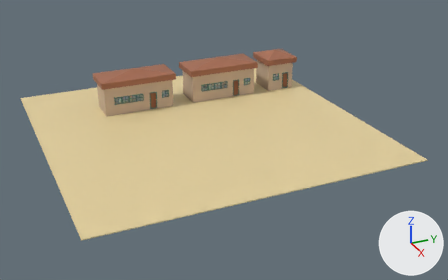
One commit to the Blender file Objects/Houses.blend: the scene before it, then after it.
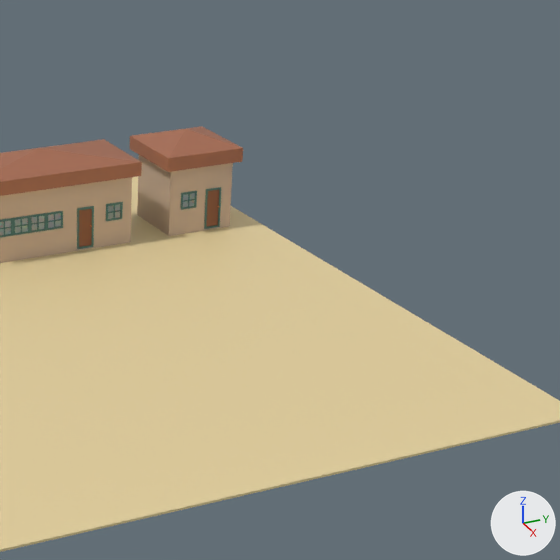
Each version appears first whole from a camera (50 mm lens) standing at (78.9, -17.8, 31.8) and looking at (11.3, 12.7, -2.0), and next in a close-up on the part from 45% to 93% of the width and 0% to 77% of the height. The lights are fixed; the arrows at lower right show +X, +Y and +Z.

Script lines for the objects in view, before the commit:
```python
ob_base_003 = bpy.data.objects.new('Base.003', me_base_003)
ob_base_003.location = (-0.01, 26.08, 0.0)
ob_base_003.rotation_euler = (0.0, 0.0, 1.571)  # degrees (0, 0, 90)
ob_base_003.scale = (2.0, 2.0, 2.0)
ob_roof_002 = bpy.data.objects.new('Roof.002', me_roof_003)
ob_roof_002.parent = ob_base_002
ob_roof_002.location = (0.0, 0.0, 2.2)
ob_roof_002.scale = (1.08, 1.2, 0.2)
ob_windowframe_007 = bpy.data.objects.new('WindowFrame.007', me_windowframe_002)
ob_windowframe_007.parent = ob_base_003
ob_windowframe_007.location = (-0.4, -0.978, 1.0)
ob_windowframe_007.scale = (0.25, 0.05, 0.25)
ob_windowglass_007 = bpy.data.objects.new('WindowGlass.007', me_windowglass_002)
ob_windowglass_007.parent = ob_windowframe_007
ob_windowglass_007.location = (-0.4, -1.025, 1.0)
ob_windowglass_007.rotation_euler = (1.571, 0.0, 0.0)  # degrees (90, 0, 0)
ob_windowglass_007.scale = (0.973, 0.973, 0.973)
# also in view: 'Roof.003' at (0.0, 26.1, 4.8); 'Floor' at (10.0, 10.0, -0.1); 'Base.002' at (0.0, 16.8, 2.2)
```
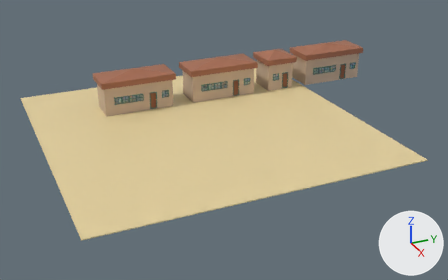
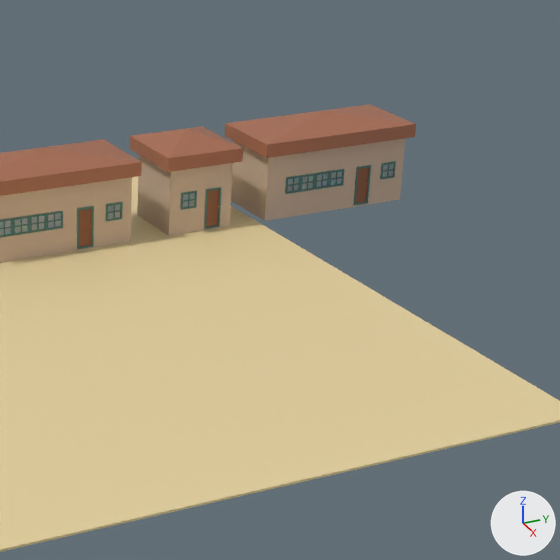
Location of each change, (x1, y1, x2, y2) in pixels of the close-ups (560 x 560 px):
'Base.004', added: after (231, 138, 405, 221)
'Roof.004', added (brown): after (225, 104, 416, 158)
'Door.004', added: after (356, 167, 369, 203)
'DoorFrame.004', added: after (354, 165, 371, 205)
'WindowFrame.012', added: after (285, 175, 301, 194)
'WindowFrame.013', added: after (300, 173, 316, 192)
'WindowFrame.016', added: after (380, 161, 396, 179)
'WindowFrame.014', added: after (315, 171, 330, 189)
'WindowFrame.015', added: after (329, 169, 345, 187)
'WindowGlass.012', added: after (287, 178, 299, 192)
'WindowGlass.013', added: after (302, 175, 314, 189)
'WindowGlass.016', added: after (382, 164, 394, 177)

The change, as a list of edits to the scene's bpy script:
```text
Add me_windowglass_004:
    me_windowglass_004 = me_windowglass_002.copy(); me_windowglass_004.name = 'WindowGlass.004'  # the mesh of ob_windowglass_007
Add me_windowframe_004:
    me_windowframe_004 = me_windowframe_002.copy(); me_windowframe_004.name = 'WindowFrame.004'  # the mesh of ob_windowframe_007
Add ob_windowglass_016:
    ob_windowglass_016 = bpy.data.objects.new('WindowGlass.016', me_windowglass_004)
    ob_windowglass_016.parent = ob_windowframe_016
    ob_windowglass_016.location = (-0.4, -1.025, 1.0)
    ob_windowglass_016.rotation_euler = (1.571, 0.0, 0.0)  # degrees (90, 0, 0)
    ob_windowglass_016.scale = (0.973, 0.973, 0.973)
Add ob_windowframe_016:
    ob_windowframe_016 = bpy.data.objects.new('WindowFrame.016', me_windowframe_004)
    ob_windowframe_016.parent = ob_base_004
    ob_windowframe_016.location = (0.773, -0.978, 1.0)
    ob_windowframe_016.scale = (0.105, 0.05, 0.25)
Add ob_base_004:
    ob_base_004 = bpy.data.objects.new('Base.004', me_base_003.copy())  # the mesh of ob_base_003
    ob_base_004.location = (0.0, 35.21, 0.0)
    ob_base_004.rotation_euler = (0.0, 0.0, 1.571)  # degrees (0, 0, 90)
    ob_base_004.scale = (4.77, 2.0, 2.0)
Add ob_windowglass_015:
    ob_windowglass_015 = bpy.data.objects.new('WindowGlass.015', me_windowglass_004)
    ob_windowglass_015.parent = ob_windowframe_015
    ob_windowglass_015.location = (-0.4, -1.025, 1.0)
    ob_windowglass_015.rotation_euler = (1.571, 0.0, 0.0)  # degrees (90, 0, 0)
    ob_windowglass_015.scale = (0.973, 0.973, 0.973)
Add ob_windowframe_015:
    ob_windowframe_015 = bpy.data.objects.new('WindowFrame.015', me_windowframe_004)
    ob_windowframe_015.parent = ob_base_004
    ob_windowframe_015.location = (0.00479, -0.978, 1.0)
    ob_windowframe_015.scale = (0.105, 0.05, 0.25)
Add ob_windowglass_014:
    ob_windowglass_014 = bpy.data.objects.new('WindowGlass.014', me_windowglass_004)
    ob_windowglass_014.parent = ob_windowframe_014
    ob_windowglass_014.location = (-0.4, -1.025, 1.0)
    ob_windowglass_014.rotation_euler = (1.571, 0.0, 0.0)  # degrees (90, 0, 0)
    ob_windowglass_014.scale = (0.973, 0.973, 0.973)
Add ob_windowframe_014:
    ob_windowframe_014 = bpy.data.objects.new('WindowFrame.014', me_windowframe_004)
    ob_windowframe_014.parent = ob_base_004
    ob_windowframe_014.location = (-0.205, -0.978, 1.0)
    ob_windowframe_014.scale = (0.105, 0.05, 0.25)
Add ob_windowglass_013:
    ob_windowglass_013 = bpy.data.objects.new('WindowGlass.013', me_windowglass_004)
    ob_windowglass_013.parent = ob_windowframe_013
    ob_windowglass_013.location = (-0.4, -1.025, 1.0)
    ob_windowglass_013.rotation_euler = (1.571, 0.0, 0.0)  # degrees (90, 0, 0)
    ob_windowglass_013.scale = (0.973, 0.973, 0.973)
Add ob_windowframe_013:
    ob_windowframe_013 = bpy.data.objects.new('WindowFrame.013', me_windowframe_004)
    ob_windowframe_013.parent = ob_base_004
    ob_windowframe_013.location = (-0.414, -0.978, 1.0)
    ob_windowframe_013.scale = (0.105, 0.05, 0.25)
Add ob_doorknob_004:
    ob_doorknob_004 = bpy.data.objects.new('DoorKnob.004', me_doorknob_004.copy())  # the mesh of ob_doorknob_002
    ob_doorknob_004.parent = ob_door_004
    ob_doorknob_004.location = (0.573, -1.066, 0.684)
    ob_doorknob_004.rotation_euler = (1.571, -1.571, 0.0)  # degrees (90, -90, 0)
    ob_doorknob_004.scale = (0.926, 0.926, 1.0)
Add ob_door_004:
    ob_door_004 = bpy.data.objects.new('Door.004', me_door_003.copy())  # the mesh of ob_door_003
    ob_door_004.parent = ob_doorframe_004
    ob_door_004.location = (0.201, -1.05, 0.0993)
    ob_door_004.scale = (0.199, 0.025, 0.229)
Add ob_doorframe_004:
    ob_doorframe_004 = bpy.data.objects.new('DoorFrame.004', me_doorframe_003.copy())  # the mesh of ob_doorframe_003
    ob_doorframe_004.parent = ob_base_004
    ob_doorframe_004.location = (0.4, -0.978, 1.0)
    ob_doorframe_004.scale = (0.105, 0.05, 0.25)
Add ob_windowglass_012:
    ob_windowglass_012 = bpy.data.objects.new('WindowGlass.012', me_windowglass_004)
    ob_windowglass_012.parent = ob_windowframe_012
    ob_windowglass_012.location = (-0.4, -1.025, 1.0)
    ob_windowglass_012.rotation_euler = (1.571, 0.0, 0.0)  # degrees (90, 0, 0)
    ob_windowglass_012.scale = (0.973, 0.973, 0.973)
Add ob_windowframe_012:
    ob_windowframe_012 = bpy.data.objects.new('WindowFrame.012', me_windowframe_004)
    ob_windowframe_012.parent = ob_base_004
    ob_windowframe_012.location = (-0.624, -0.978, 1.0)
    ob_windowframe_012.scale = (0.105, 0.05, 0.25)
Add ob_roof_004:
    ob_roof_004 = bpy.data.objects.new('Roof.004', me_roof_003.copy())  # the mesh of ob_roof_002
    ob_roof_004.parent = ob_base_004
    ob_roof_004.location = (0.0, 0.0, 2.2)
    ob_roof_004.scale = (1.08, 1.2, 0.2)
```
